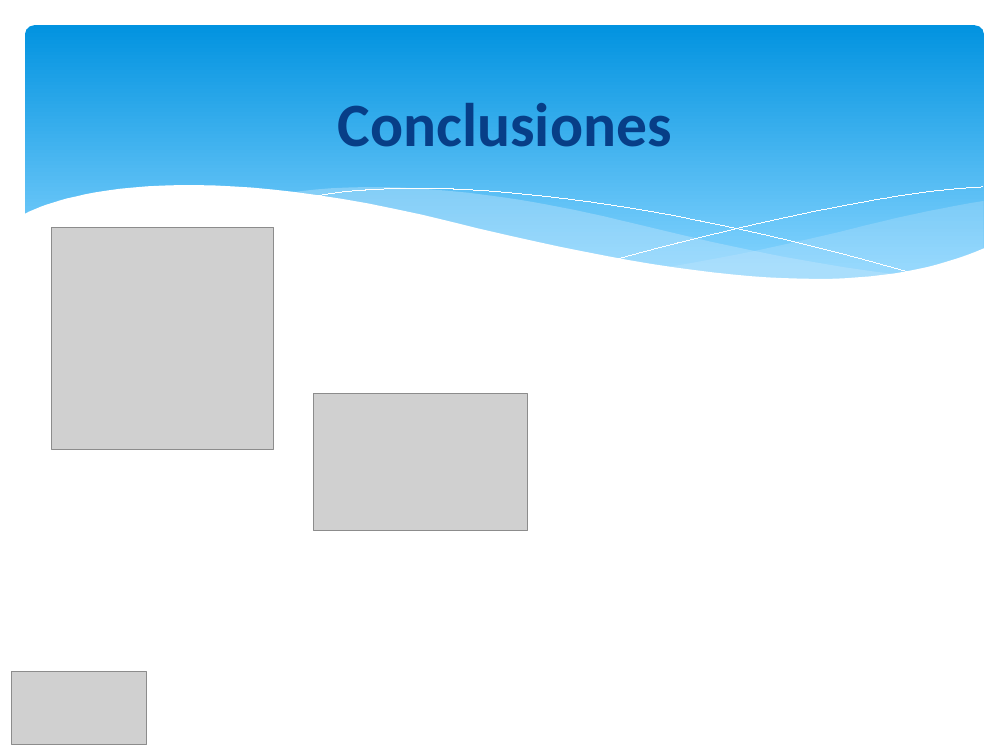
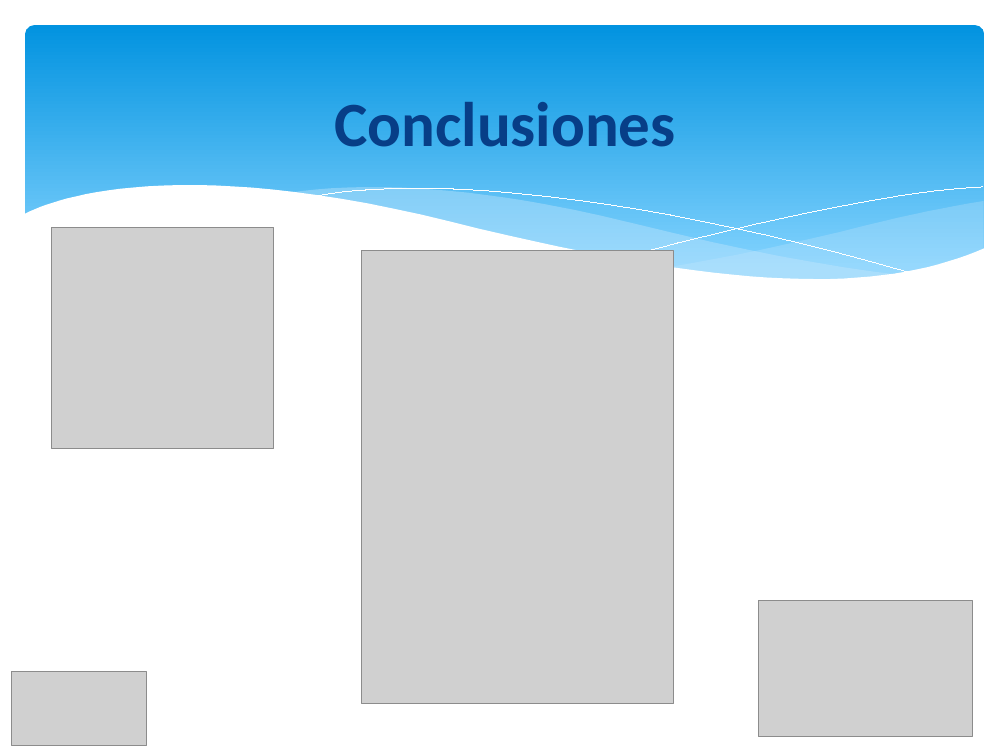
Before and after one commit to orlysemperfi/my-project-pi, a slide deck: slide 16 of PRESENTACION02/TRABAJO FINAL/PPT PI1 EFINAL.pptx (slide 17 before the commit). Drawn at 1008x756 pixels with LibreOffice and Linux fonts; fonts in the diff are those of the drawing; grey boxes stand for pictures. Boxes give left, top, right and bottom in pixels: in the first picture for what was removed or moved away, otherwise in the second. Text is boxed around its words. In the diff, an @@ line names an element or a change of style, - is before the commit and + after.

```diff
--- a/PRESENTACION02/TRABAJO FINAL/PPT PI1 EFINAL.pptx
+++ b/PRESENTACION02/TRABAJO FINAL/PPT PI1 EFINAL.pptx
@@ title "Conclusiones" at (x1=334, y1=102, x2=675, y2=147): size 44 to 45 pt @@
@@ outline redrawn in 5 elements at (x1=666, y1=201, x2=984, y2=279), (x1=288, y1=187, x2=899, y2=281), (x1=311, y1=188, x2=914, y2=274), (x1=618, y1=186, x2=983, y2=258), (x1=23, y1=185, x2=985, y2=333) @@
@@ picture added at (x1=361, y1=251, x2=673, y2=704) @@
@@ picture moved from (x1=313, y1=394, x2=528, y2=531) to (x1=758, y1=600, x2=973, y2=736) @@
```
Also in this commit, not shown: 16 other slides changed, 1 slide removed.
